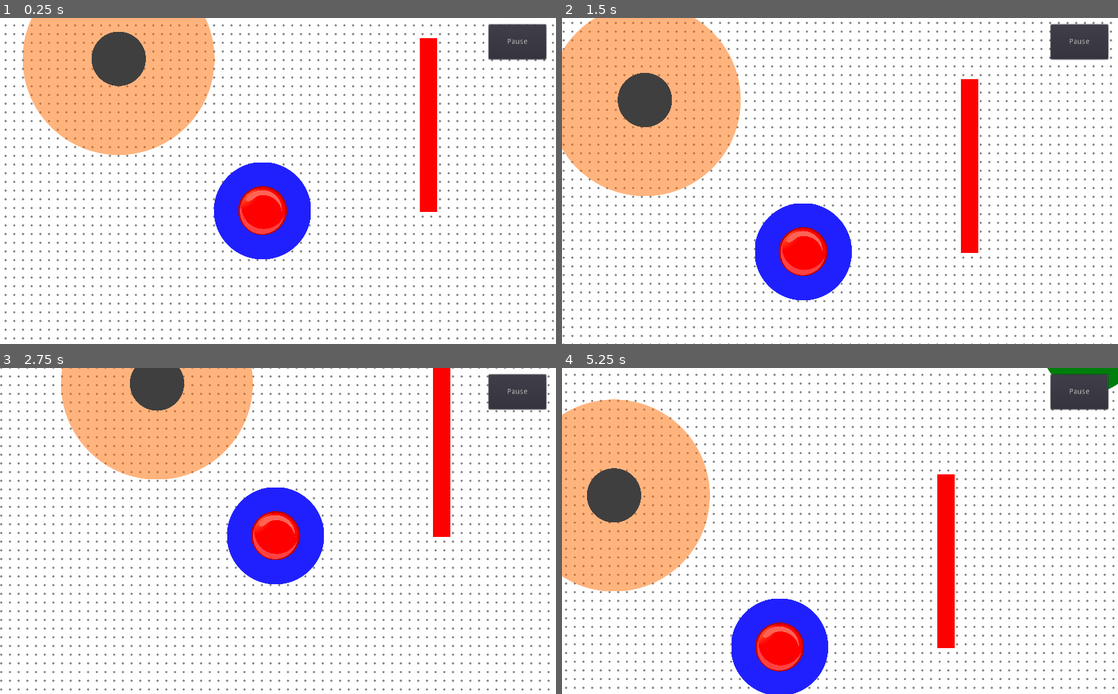
Above: before the commit, frames 1-4 (two rows, left to right).
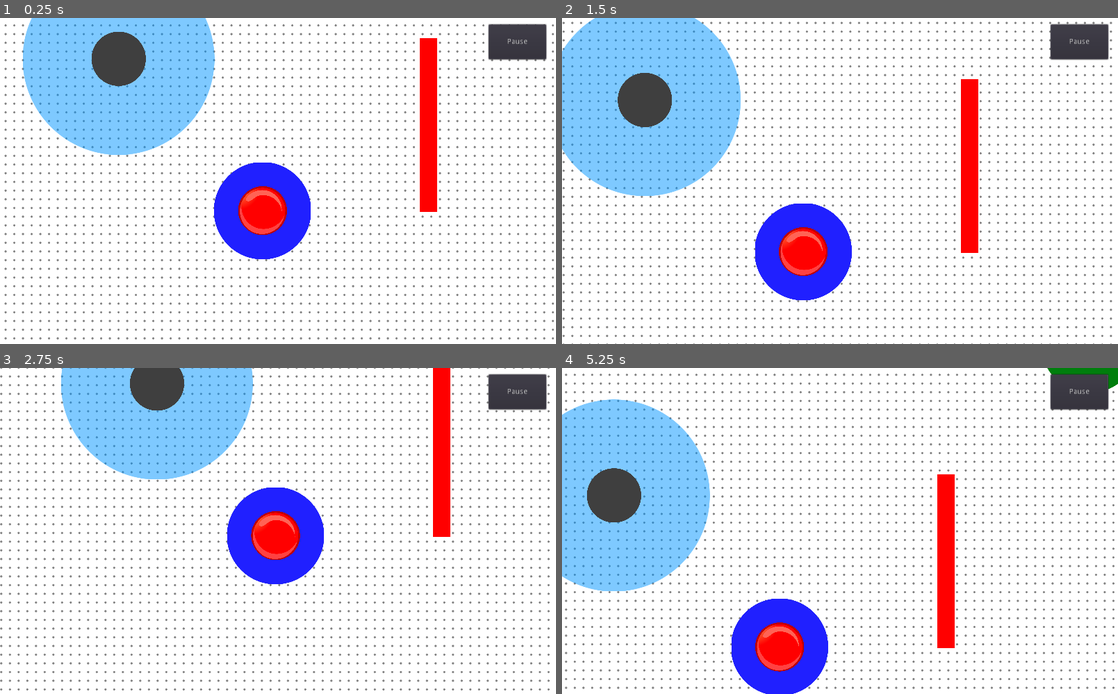
Above: after the commit, the same moments.

Repository: BaseCrusher/sdent_project
Game: Godot game, scene res://Levels/Level7.tscn
The game is run twice, just before and just after one commit, with the same random seed, the same clock (stepped at 60 frames per second) and the same inputs. This scene is started directly instead of the project's main scene.
Inputs (mouse positions are in pixels of both pictures, inside the frame that each line leads up to):
- Up to frame 1 (0.25 s): no input
- Up to frame 2 (1.5 s): move the mouse to (840, 184) at 0.52 s; hold R 0.53-1.28 s; click (840, 184) at 0.67 s; move the mouse to (728, 197) at 1.27 s; tap R at 1.35 s; click (728, 197) at 1.42 s
- Up to frame 3 (2.75 s): move the mouse to (333, 459) at 2.02 s; hold R from 2.03 s (still down); click (333, 459) at 2.17 s
- Up to frame 4 (5.25 s): move the mouse to (812, 596) at 2.77 s; release R at 2.78 s; tap R at 2.85, 4.35 s; click (812, 596) at 2.92 s; move the mouse to (1006, 579) at 3.52 s; hold R 3.53-4.28 s; click (1006, 579) at 3.67 s; move the mouse to (673, 482) at 4.27 s; click (673, 482) at 4.42 s; move the mouse to (867, 531) at 5.02 s; hold R from 5.03 s (still down); click (867, 531) at 5.17 s

The runs differ from the first frame. In frame 1, 11% of the frame differs, in the area x 4-39%, y 0-43%; in frame 2, 14%, in the area x 0-33%, y 0-55%; in frame 3, 8.6%; in frame 4, 12%.

Commit message:
added new texture to pushing gravity fields

Diff:
--- a/GameObjects/GravityFields/GravityField.gd
+++ b/GameObjects/GravityFields/GravityField.gd
@@ -9,6 +9,8 @@
 func _ready():
 	current_level = $"/root/LevelGlobal".current_level
 	character = current_level.character
+	if not is_pulling:
+		$gravi_field_inner/gravi_field_outer.texture = load("res://resources/images/gravi_field_outer2.png")
 
 func _physics_process(delta) -> void:
 	if current_level != null and not current_level.is_game_over:
--- a/GameObjects/GravityFields/GravityField.tscn
+++ b/GameObjects/GravityFields/GravityField.tscn
@@ -1,6 +1,6 @@
 [gd_scene load_steps=7 format=2]
 
-[ext_resource path="res://resources/images/gravi_field_outer.png" type="Texture" id=1]
+[ext_resource path="res://resources/images/gravi_field_outer1.png" type="Texture" id=1]
 [ext_resource path="res://resources/images/gravi_field_inner.png" type="Texture" id=2]
 [ext_resource path="res://GameObjects/GravityFields/GravityField.gd" type="Script" id=3]
 
Renamed: resources/images/gravi_field_outer.png -> resources/images/gravi_field_outer1.png
Not shown, changed: resources/images/gravi_field_outer1.png.import
Binary file added: resources/images/gravi_field_outer2.png
Not shown, added: resources/images/gravi_field_outer2.png.import
